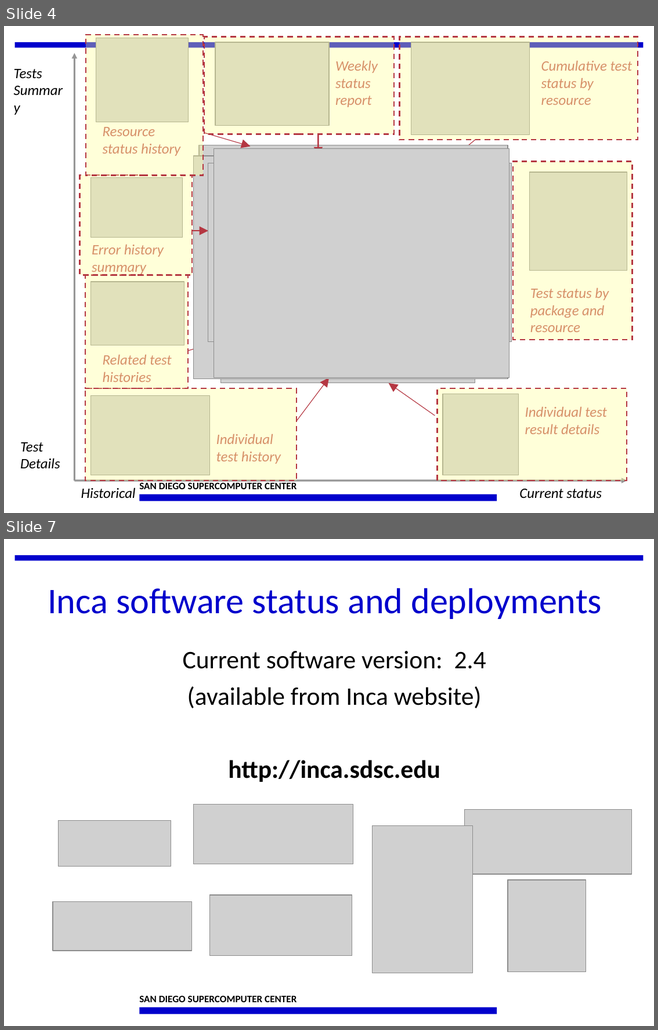
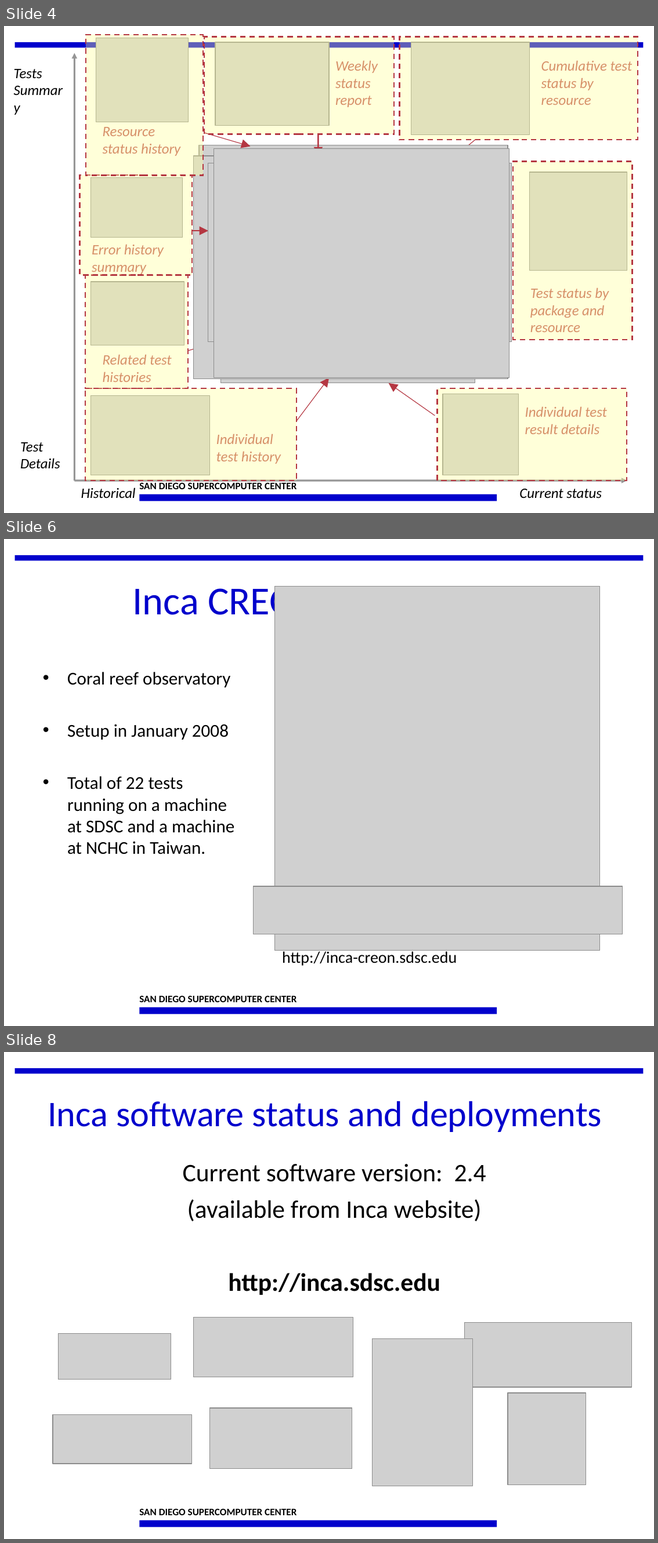
Before and after one commit to IncaProject/inca-xsede, a slide deck: talks/inca-osdt.ppt. Shown one above the other, each under a label of ours: slides 4 and 7 before the commit, slides 4, 6 and 8 after it; the slides between them are not shown. The pictures are 658x1030 and 658x1543 pixels, drawn with LibreOffice and Linux fonts; fonts in the diff are those of the drawing; grey boxes stand for pictures; background and template pictures are left out. Boxes give left, top, right and bottom in pixels: in the first picture for what was removed or moved away, otherwise in the second. Text is boxed around its words. In the diff, an @@ line names an element or a change of style, - is before the commit and + after.

```diff
--- a/talks/inca-osdt.ppt
+++ b/talks/inca-osdt.ppt
@@ slide 6 added at (4,539,654,1026), background #FFFFFF; not listed: 3 template elements that a slide beside it also shows @@
@@ title added at (133,582,524,624), 44 pt, text #0000CC @@
+Inca CREON deployment
@@ picture added at (275,587,600,950) @@
@@ text added at (67,672,234,855), 20 pt, text #000000 @@
+• Coral reef observatory
+• Setup in January 2008
+• Total of 22 tests running on a machine at SDSC and a machine at NCHC in Taiwan.
@@ picture added at (253,886,622,934) @@
@@ text added at (282,950,456,966), 18 pt, text #000000 @@
+http://inca-creon.sdsc.edu
@@ what was slide 7 is now slide 8 @@
```
Also in this commit, not shown: 2 slides changed.
